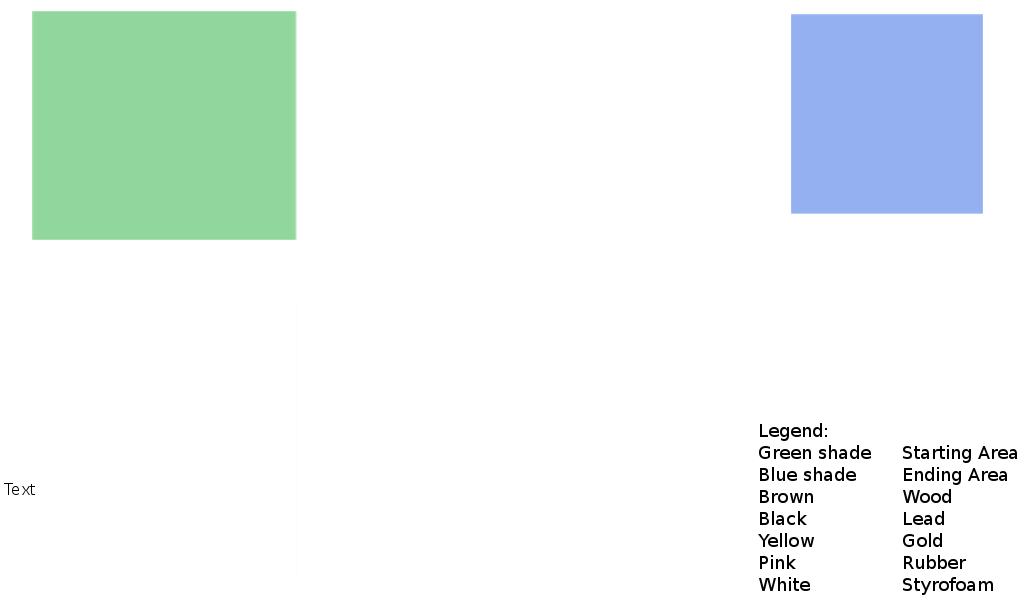
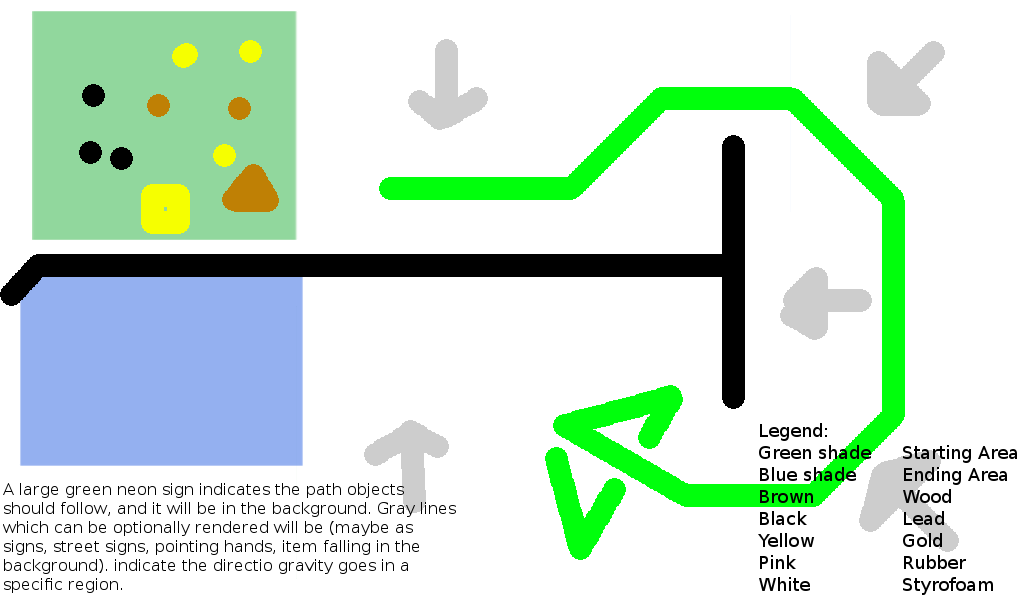
Layers edited between the first and the second (1024, 600) image:
renamed "Text ..." to "A large green neon sign indica...", painted on it over [3, 483, 456, 593]
painted on "Stuff" over [0, 39, 959, 560]
painted on "Landing Area" over [19, 14, 983, 466]
